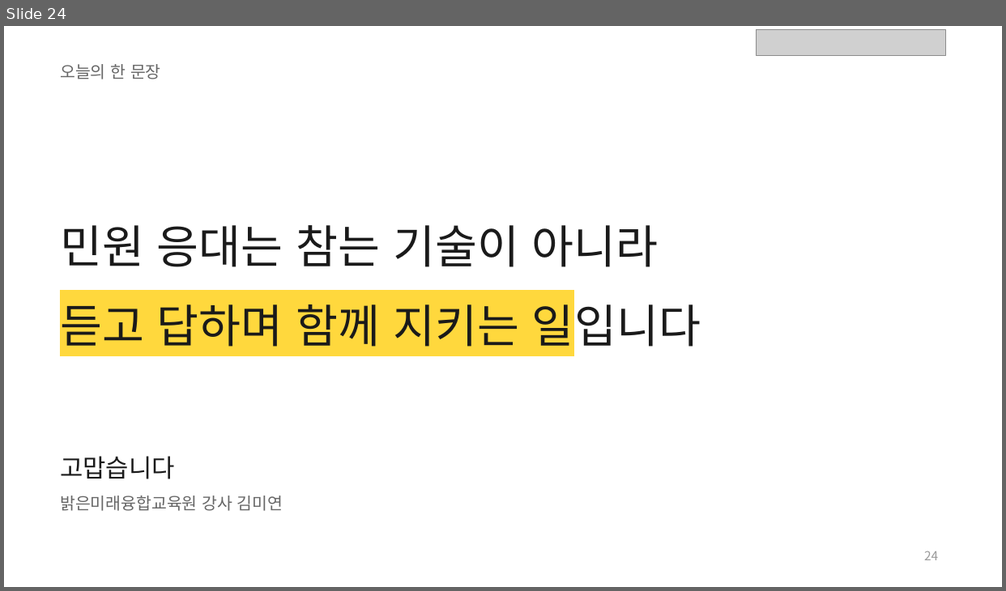
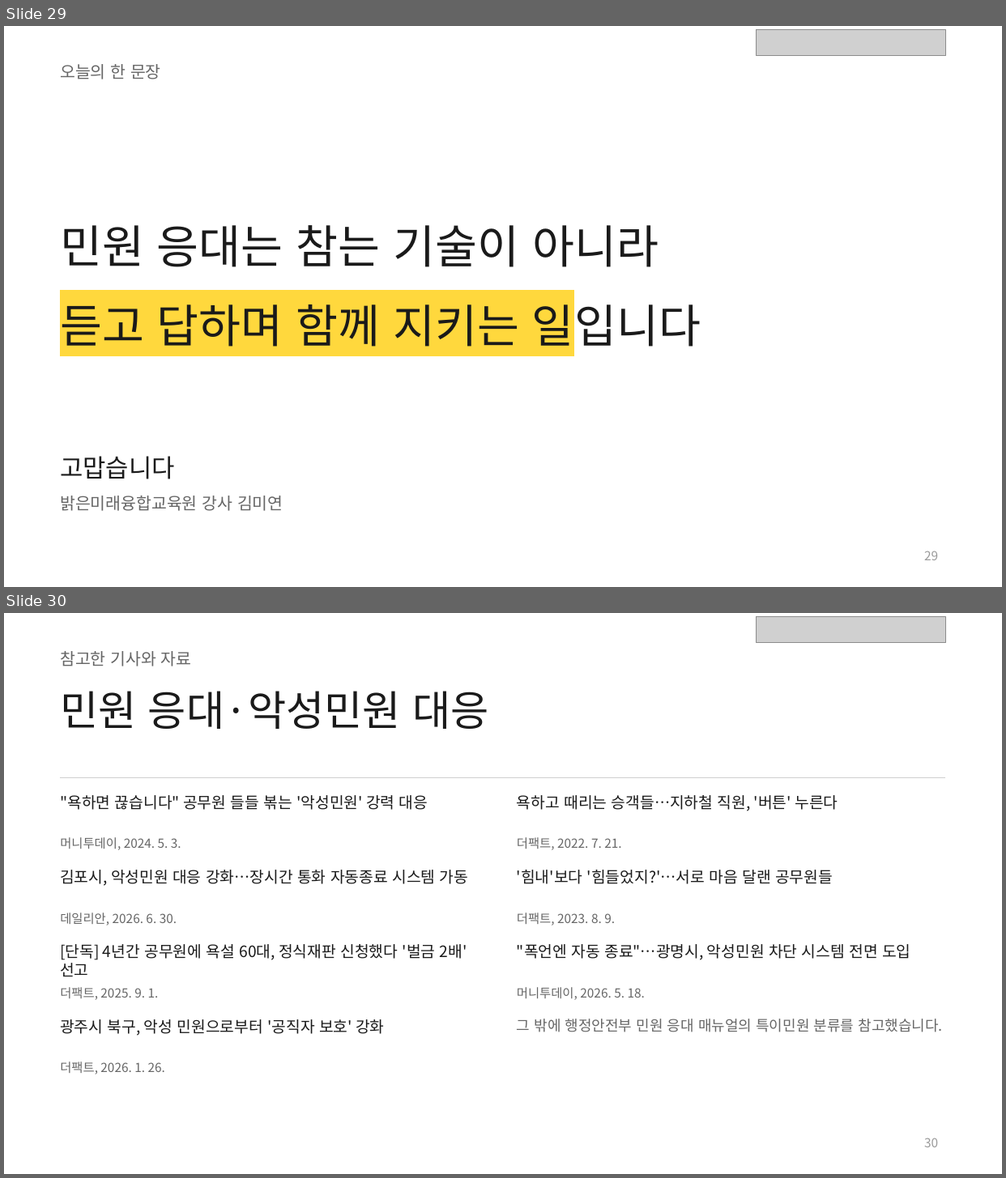
Before and after one commit to edupang79-crypto/prompt, a slide deck: 교안/중구도시관리공단_민원응대_교안.pptx. Shown one above the other, each under a label of ours: slide 24 before the commit, slides 29 and 30 after it. The pictures are 1006x591 and 1006x1178 pixels, drawn with LibreOffice and Linux fonts; fonts in the diff are those of the drawing; grey boxes stand for pictures. Boxes give left, top, right and bottom in pixels: in the first picture for what was removed or moved away, otherwise in the second. Text is boxed around its words. In the diff, an @@ line names an element or a change of style, - is before the commit and + after.

```diff
--- a/교안/중구도시관리공단_민원응대_교안.pptx
+++ b/교안/중구도시관리공단_민원응대_교안.pptx
@@ slide 30 added at [4, 613, 1002, 1174], background #FFFFFF @@
@@ picture added at [756, 617, 946, 642] @@
@@ text added at [60, 651, 192, 666], 16 pt, text #666666 @@
+참고한 기사와 자료
@@ title added at [60, 691, 488, 729], 40 pt, text #1A1A1A @@
+민원 응대·악성민원 대응
@@ line added from (60, 777) to (946, 777), #CFCFCF 0.75 pt @@
@@ text added at [60, 795, 428, 810], 15 pt, text #1A1A1A @@
+"욕하면 끊습니다" 공무원 들들 볶는 '악성민원' 강력 대응
@@ text added at [517, 795, 837, 811], 15 pt, text #1A1A1A @@
+욕하고 때리는 승객들…지하철 직원, '버튼' 누른다
@@ text added at [60, 837, 181, 850], 12 pt, text #666666 @@
+머니투데이, 2024. 5. 3.
@@ text added at [517, 837, 621, 850], 12 pt, text #666666 @@
+더팩트, 2022. 7. 21.
@@ text added at [60, 870, 468, 886], 15 pt, text #1A1A1A @@
+김포시, 악성민원 대응 강화…장시간 통화 자동종료 시스템 가동
@@ text added at [517, 870, 833, 884], 15 pt, text #1A1A1A @@
+'힘내'보다 '힘들었지?'…서로 마음 달랜 공무원들
@@ text added at [60, 913, 177, 926], 12 pt, text #666666 @@
+데일리안, 2026. 6. 30.
@@ text added at [517, 913, 615, 926], 12 pt, text #666666 @@
+더팩트, 2023. 8. 9.
@@ text added at [60, 944, 467, 977], 15 pt, text #1A1A1A @@
+[단독] 4년간 공무원에 욕설 60대, 정식재판 신청했다 '벌금 2배' 선고
@@ text added at [517, 944, 910, 960], 15 pt, text #1A1A1A @@
+"폭언엔 자동 종료"…광명시, 악성민원 차단 시스템 전면 도입
@@ text added at [60, 987, 159, 1000], 12 pt, text #666666 @@
+더팩트, 2025. 9. 1.
@@ text added at [517, 987, 645, 1000], 12 pt, text #666666 @@
+머니투데이, 2026. 5. 18.
@@ text added at [60, 1020, 384, 1036], 15 pt, text #1A1A1A @@
+광주시 북구, 악성 민원으로부터 '공직자 보호' 강화
@@ text added at [517, 1019, 943, 1033], 14 pt, text #666666 @@
+그 밖에 행정안전부 민원 응대 매뉴얼의 특이민원 분류를 참고했습니다.
@@ text added at [60, 1062, 165, 1075], 12 pt, text #666666 @@
+더팩트, 2026. 1. 26.
@@ page number added at [924, 1138, 938, 1148], 12 pt, text #9A9A9A @@
+30
@@ what was slide 24 is now slide 29 @@
@@ page number at [924, 551, 938, 561]: text changed @@
-24
+29
```
Also in this commit, not shown: 1 slide changed, 5 other slides added.
